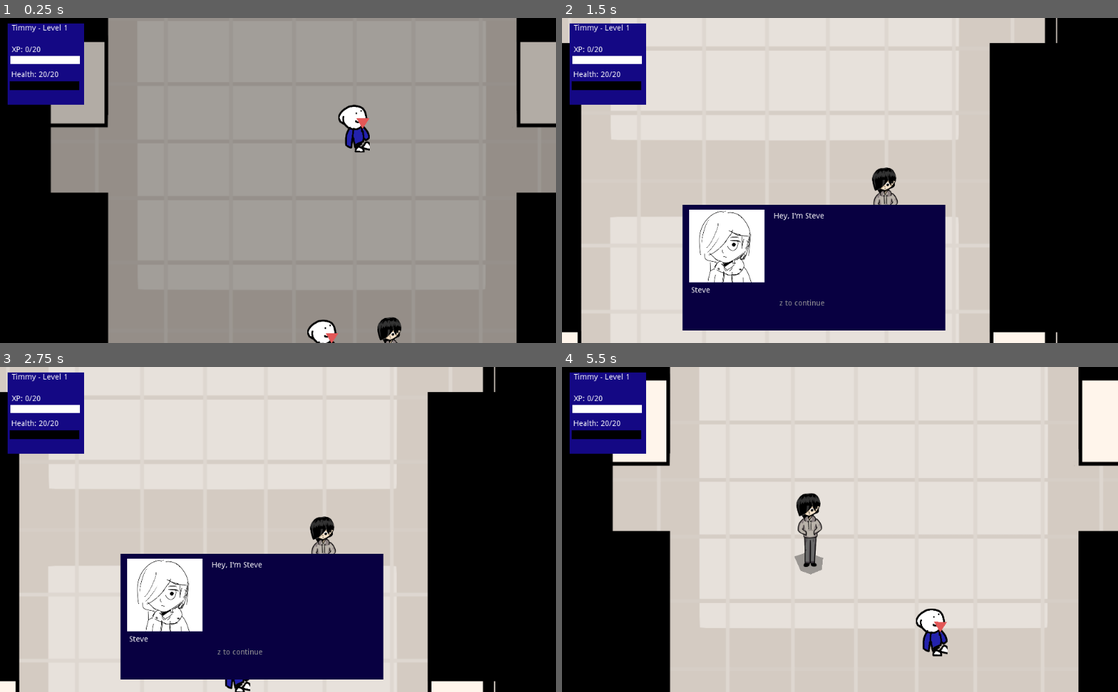
Above: before the commit, frames 1-4 (two rows, left to right).
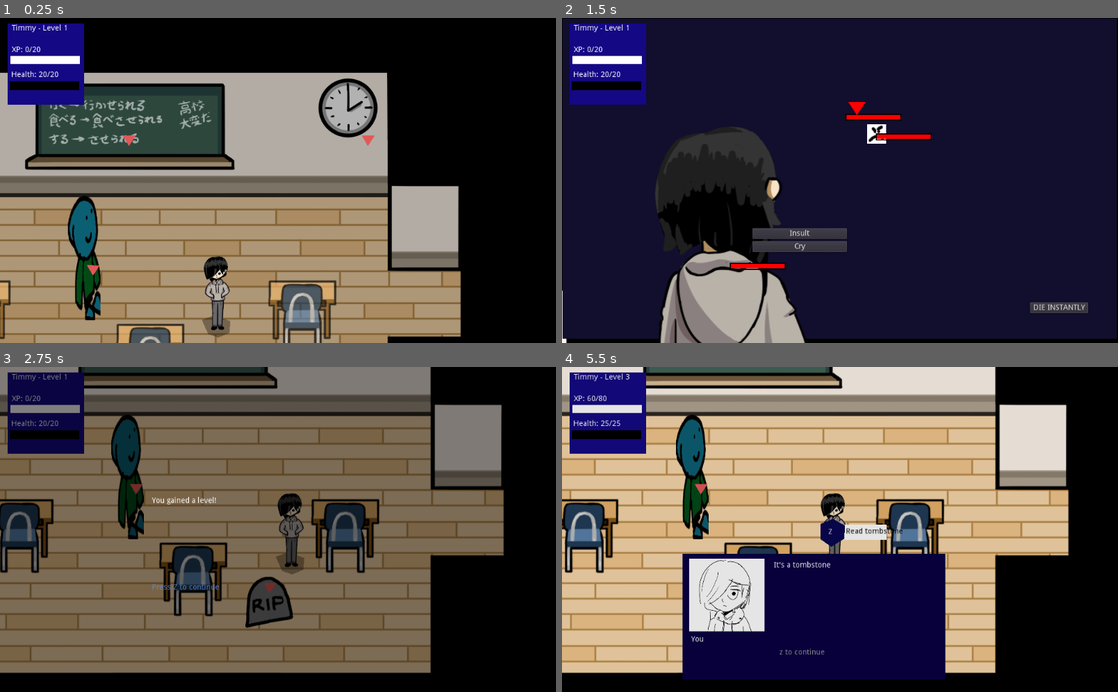
Above: after the commit, the same moments.

Repository: johnfn/ld49
Game: Godot game, scene res://Main.tscn
Two runs of this game, one before a commit and one after it. Both use one fixed random seed, a clock stepped at 60 frames per second and the inputs below.
Inputs (mouse positions are in pixels of both pictures, inside the frame that each line leads up to):
- Up to frame 1 (0.25 s): no input
- Up to frame 2 (1.5 s): move the mouse to (962, 164) at 0.52 s; hold Right (ui_right) 0.53-1.28 s; tap Z (action) at 0.6 s; move the mouse to (728, 196) at 1.27 s; hold Down (ui_down) from 1.28 s (still down); tap X (angry) at 1.35 s
- Up to frame 3 (2.75 s): release Down (ui_down) at 2 s; click (494, 656) at 2 s, where only the run after the commit has a clickable "DIE INSTANTLY"
- Up to frame 4 (5.5 s): tap Z (action) at 2.75, 2.85, 3.5, 4.25, 4.35 s; move the mouse to (895, 458) at 2.77 s; hold Right (ui_right) 2.78-3.53 s; move the mouse to (812, 594) at 3.52 s; hold Up (ui_up) 3.53-4.28 s; tap X (angry) at 3.6, 5.1 s; move the mouse to (1006, 578) at 4.27 s; hold Left (ui_left) from 4.28 s (still down); move the mouse to (673, 480) at 5.02 s

The runs differ from the first frame. In frame 1, 79% of the frame differs, in the area x 0-100%, y 0-100%; in frame 2, 86%; in frame 3, 84%; in frame 4, 84%.

Commit message:
hehe oopsie dont lookie :-) :-)

Diff:
--- a/Globals.gd
+++ b/Globals.gd
@@ -106,19 +106,22 @@
 func gain_xp(amount: int):
   var old_level = get_level()
 
-  xp += 30
-  max_health += 5
-  health += 5
+  xp += amount
 
   if old_level != get_level():
+    max_health += 5
+    health += 5
+
     yield(cinematics.gain_level(get_level()), "completed")
-
 
 func end_battle():
   var items_gotten = []
+  var total_xp = 0
 
   for enemy in G.battling_against:
     var info = Enemies.info()[enemy.enemy_type]
+
+    total_xp += info.xp
 
     if info.drop != InventoryItem.None:
       inventory_contents.push_back(info.drop)
@@ -137,7 +140,7 @@
   if items_gotten.size() > 0:
     yield(cinematics.get_inventory_item(G.inventory_text[items_gotten[0]]["name"]), "completed")
 
-  gain_xp(30)
+  gain_xp(total_xp)
 
   G.camera().current = true
 
--- a/Main.tscn
+++ b/Main.tscn
@@ -36,6 +36,7 @@
 
 [node name="MissTrunchbull" parent="FirstClassroom" instance=ExtResource( 4 )]
 position = Vector2( 500, 657.187 )
+enemy_type = 3
 
 [node name="StupidNpc" parent="FirstClassroom" instance=ExtResource( 4 )]
 position = Vector2( 780, 873.609 )
@@ -56,7 +57,7 @@
 [node name="Cinematics" parent="." instance=ExtResource( 8 )]
 
 [node name="Player" parent="." instance=ExtResource( 1 )]
-position = Vector2( 620, 1080 )
+position = Vector2( -460, 700 )
 
 [node name="BattleScene" parent="." instance=ExtResource( 10 )]
 
